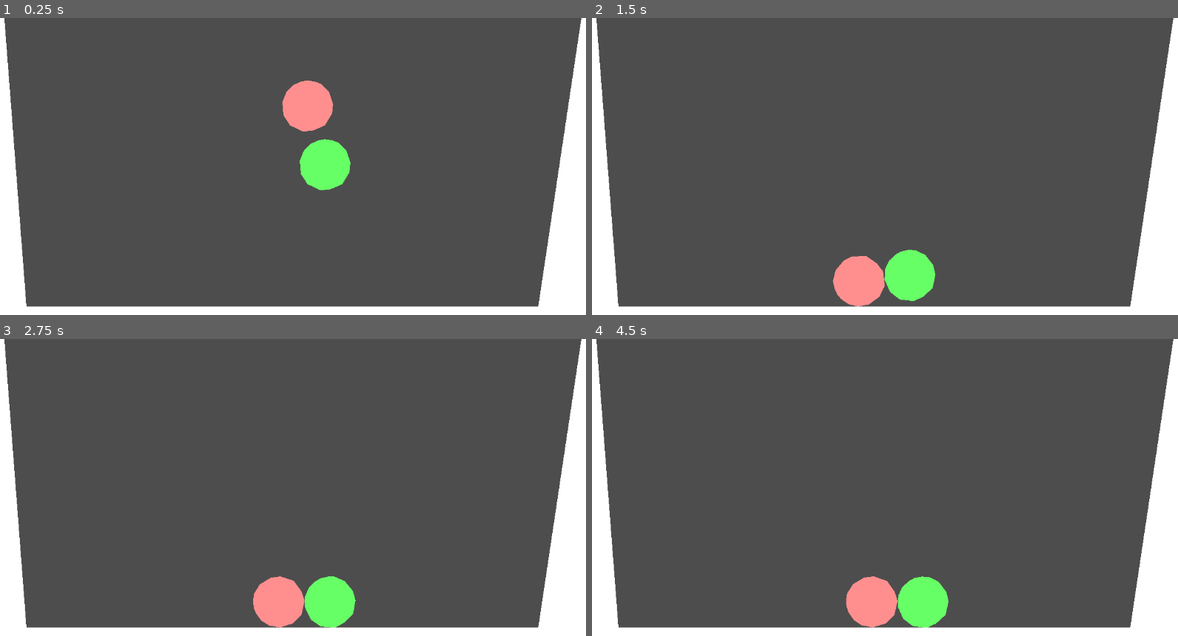
Above: before the commit, frames 1-4 (two rows, left to right).
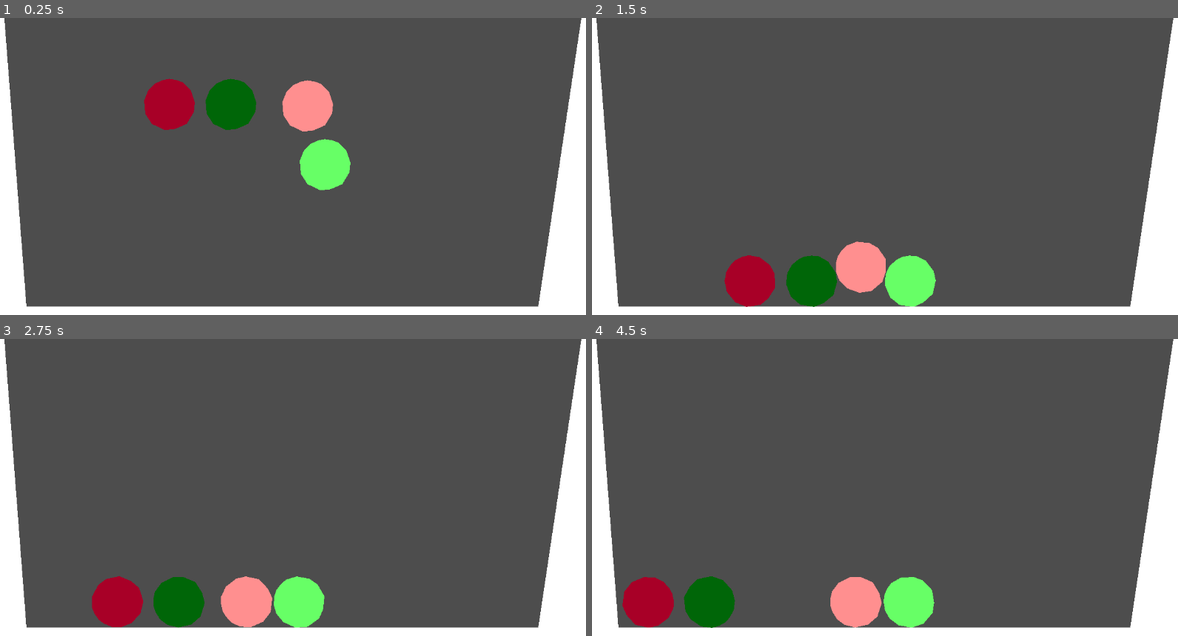
Above: after the commit, the same moments.

Repository: aeriab/testing-joints
Game: Godot game, scene res://game.tscn
Same seed, same stepped clock (60 frames per second), same inputs: the game is played once before the commit and once after it.
Inputs (mouse positions are in pixels of both pictures, inside the frame that each line leads up to):
- Up to frame 1 (0.25 s): no input
- Up to frame 2 (1.5 s): move the mouse to (1013, 166) at 0.52 s; click (1013, 166) at 0.6 s; move the mouse to (767, 199) at 1.27 s; click (767, 199) at 1.35 s
- Up to frame 3 (2.75 s): move the mouse to (351, 431) at 2.02 s; click (351, 431) at 2.1 s
- Up to frame 4 (4.5 s): move the mouse to (855, 570) at 2.77 s; click (855, 570) at 2.85 s; move the mouse to (1060, 552) at 3.52 s; click (1060, 552) at 3.6 s; move the mouse to (709, 454) at 4.27 s; click (709, 454) at 4.35 s

The runs differ from the first frame. In frame 1, 2.3% of the frame differs, in the area x 24-44%, y 20-38%; in frame 2, 3.5%; in frame 3, 5.2%, in the area x 15-61%, y 79-98%; in frame 4, 3.9%.

Commit message:
I really like the spring with the custom rope scene

Diff:
--- /dev/null
+++ b/damped_spring_joint_2d.gd
@@ -0,0 +1,5 @@
+extends DampedSpringJoint2D
+
+@export var stiff_float: float
+func _ready() -> void:
+	stiffness = stiff_float
--- a/game.tscn
+++ b/game.tscn
@@ -2,8 +2,10 @@
 
 [ext_resource type="Script" uid="uid://bofraf1ibxw46" path="res://spawn_rigid_bodies.gd" id="1_80nbo"]
 [ext_resource type="PackedScene" uid="uid://dllos1dw65cl7" path="res://ball.tscn" id="2_e2o6t"]
+[ext_resource type="Script" uid="uid://f6j5hbntab62" path="res://damped_spring_joint_2d.gd" id="3_7jktm"]
 [ext_resource type="Script" uid="uid://geihme4ku2yh" path="res://move_static_body_2d_2.gd" id="3_feb5d"]
 [ext_resource type="Script" uid="uid://d3tattyyqyiuy" path="res://magic_force.gd" id="4_fc0e3"]
+[ext_resource type="PackedScene" uid="uid://dxj85me75a643" path="res://rope_joint.tscn" id="4_ryrav"]
 
 [sub_resource type="WorldBoundaryShape2D" id="WorldBoundaryShape2D_80nbo"]
 
@@ -80,6 +82,48 @@
 length = 25.0
 stiffness = 64.0
 damping = 0.2
+script = ExtResource("3_7jktm")
+stiff_float = 200.0
+
+[node name="GroupWithJoint2" type="Node2D" parent="." unique_id=1636090332]
+position = Vector2(-241, -183)
+
+[node name="RigidBody2D" type="RigidBody2D" parent="GroupWithJoint2" unique_id=1688401346 groups=["physics_bodies"]]
+
+[node name="CollisionShape2D" type="CollisionShape2D" parent="GroupWithJoint2/RigidBody2D" unique_id=710636012]
+shape = SubResource("CircleShape2D_mwb40")
+
+[node name="Polygon2D" type="Polygon2D" parent="GroupWithJoint2/RigidBody2D" unique_id=151743300]
+color = Color(0.65953535, 0, 0.15413767, 1)
+polygon = PackedVector2Array(0, -50, -12, -48, -28, -41, -41, -28, -49, -8, -47, 18, -34, 38, -9, 50, 11, 48, 34, 38, 48, 15, 50, -4, 42, -28, 27, -43, 14, -48)
+
+[node name="RigidBody2D2" type="RigidBody2D" parent="GroupWithJoint2" unique_id=1559712613 groups=["physics_bodies"]]
+position = Vector2(120, 0)
+
+[node name="CollisionShape2D" type="CollisionShape2D" parent="GroupWithJoint2/RigidBody2D2" unique_id=1031523614]
+shape = SubResource("CircleShape2D_mwb40")
+
+[node name="Polygon2D" type="Polygon2D" parent="GroupWithJoint2/RigidBody2D2" unique_id=391182676]
+color = Color(5.174056e-06, 0.40183163, 0.032646608, 1)
+polygon = PackedVector2Array(0, -50, -12, -48, -28, -41, -41, -28, -49, -8, -47, 18, -34, 38, -9, 50, 11, 48, 34, 38, 48, 15, 50, -4, 42, -28, 27, -43, 14, -48)
+
+[node name="RopeJoint" parent="GroupWithJoint2" unique_id=1324285322 node_paths=PackedStringArray("body1", "body2") instance=ExtResource("4_ryrav")]
+position = Vector2(11, 60)
+body1 = NodePath("../RigidBody2D")
+body2 = NodePath("../RigidBody2D2")
+max_distance = 120.0
+
+[node name="DampedSpringJoint2D" type="DampedSpringJoint2D" parent="GroupWithJoint2" unique_id=1043358284]
+rotation = -1.5707964
+node_a = NodePath("../RigidBody2D")
+node_b = NodePath("../RigidBody2D2")
+bias = 0.9
+disable_collision = false
+length = 120.0
+stiffness = 64.0
+damping = 0.5
+script = ExtResource("3_7jktm")
+stiff_float = 500.0
 
 [node name="StaticBody2D2" type="StaticBody2D" parent="." unique_id=1313090334]
 process_mode = 4
@@ -94,4 +138,4 @@
 
 [node name="MagicForce" type="Node2D" parent="." unique_id=1798878521]
 script = ExtResource("4_fc0e3")
-force_strength = 6000.0
+force_strength = 60000.0
--- a/magic_force.gd
+++ b/magic_force.gd
@@ -19,7 +19,7 @@
 	var bodies := get_tree().get_nodes_in_group("physics_bodies")
 
 	for node in bodies:
-		print("have some bodies")
+		#print("have some bodies")
 		if node is RigidBody2D:
 			var body: RigidBody2D = node
 			var direction: Vector2 = body.global_position - origin
--- /dev/null
+++ b/rope_joint.gd
@@ -0,0 +1,16 @@
+extends Node2D
+
+@export var body1: RigidBody2D
+@export var body2: RigidBody2D
+
+@export var max_distance: float
+
+
+func _physics_process(delta: float) -> void:
+	var diff := body2.global_position - body1.global_position
+	var dist := diff.length()
+	if dist > max_distance:
+		var dir := diff / dist
+		var mid := (body1.global_position + body2.global_position) / 2.0
+		body1.global_position = mid - dir * max_distance / 2.0
+		body2.global_position = mid + dir * max_distance / 2.0
--- /dev/null
+++ b/rope_joint.tscn
@@ -0,0 +1,6 @@
+[gd_scene format=3 uid="uid://dxj85me75a643"]
+
+[ext_resource type="Script" uid="uid://bf6j8ki60d22m" path="res://rope_joint.gd" id="1_gon21"]
+
+[node name="RopeJoint" type="Node2D" unique_id=1324285322]
+script = ExtResource("1_gon21")
Not shown, added: damped_spring_joint_2d.gd.uid
Not shown, added: rope_joint.gd.uid
